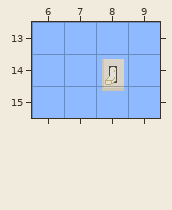
One commit to this Tiled map (JSON): src/assets/tilemaps/blue_room.json. The first picture shows the starting point.
Cells are 32x32 px. Shown: x 6..9, y 13..15.
After:
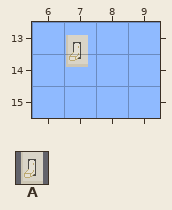
Key: from "light_switch": A 0.
Objects are placed by their top-left corner, in cells (3,4 is the top-left corner of cell 3,4); size is 1x1 cell unless given.
From the commit log: Clickable Sprites, and overriding default onClick behaviors
Edits made:
--- layer "clickables"
+A "lightSwitch" at 6.9,13.4
-A "light_switch" at 8,14.2
Boxes around the changes in both pictures, in picture pixels (x1, y1, x2, y2):
added: (66, 35, 88, 67)
removed: (102, 59, 124, 91)
